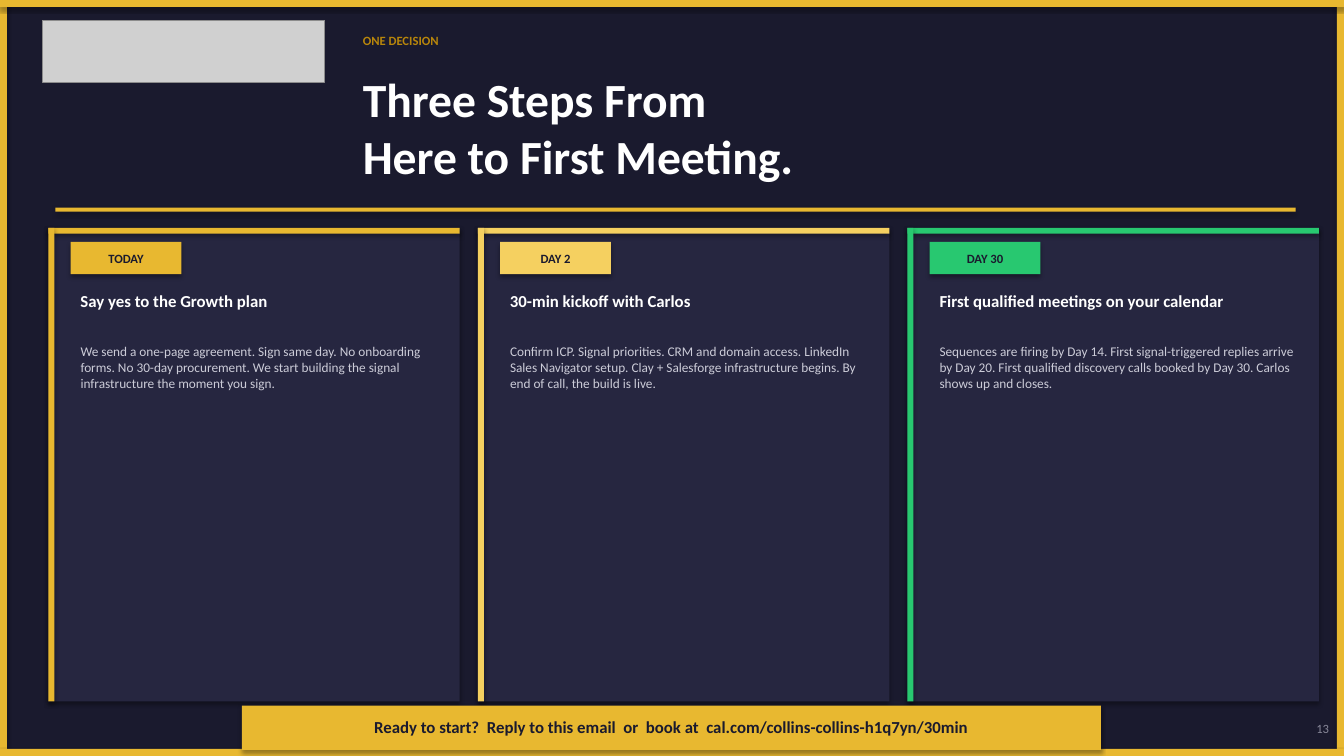
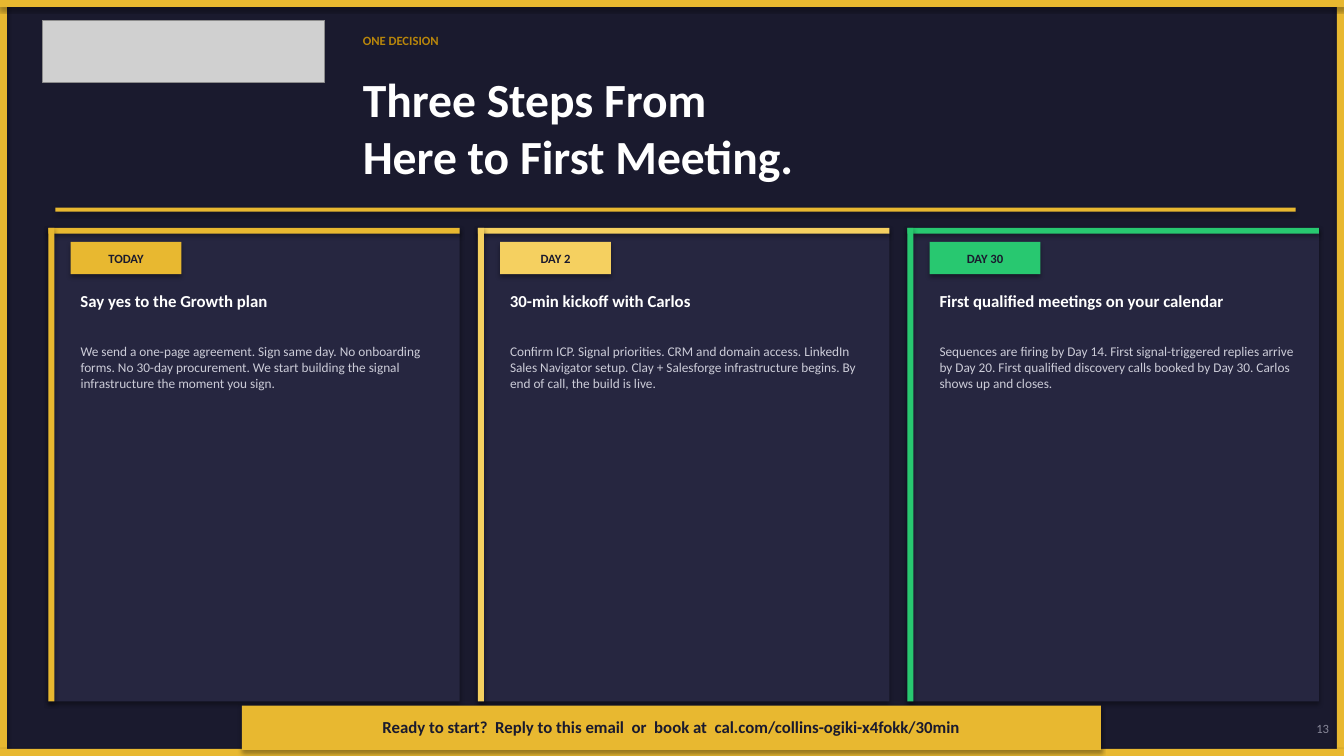
Before and after one commit to ogikicollins/Extruct-GTM-SKILLS, a slide deck: slide 13 of SELLL-Engine/MagmaLabs-Disco-Deck.pptx. Drawn at 1344x756 pixels with LibreOffice and Linux fonts; fonts in the diff are those of the drawing; grey boxes stand for pictures. Boxes give left, top, right and bottom in pixels: in the first picture for what was removed or moved away, otherwise in the second. Text is boxed around its words. In the diff, an @@ line names an element or a change of style, - is before the commit and + after.

```diff
--- a/SELLL-Engine/MagmaLabs-Disco-Deck.pptx
+++ b/SELLL-Engine/MagmaLabs-Disco-Deck.pptx
@@ text at [382, 721, 960, 736]: text changed @@
-Ready to start? Reply to this email or book at cal.com/collins-collins-h1q7yn/30min
+Ready to start? Reply to this email or book at cal.com/collins-ogiki-x4fokk/30min
```
Also in this commit, not shown: 1 other slide changed, 6 other files.
